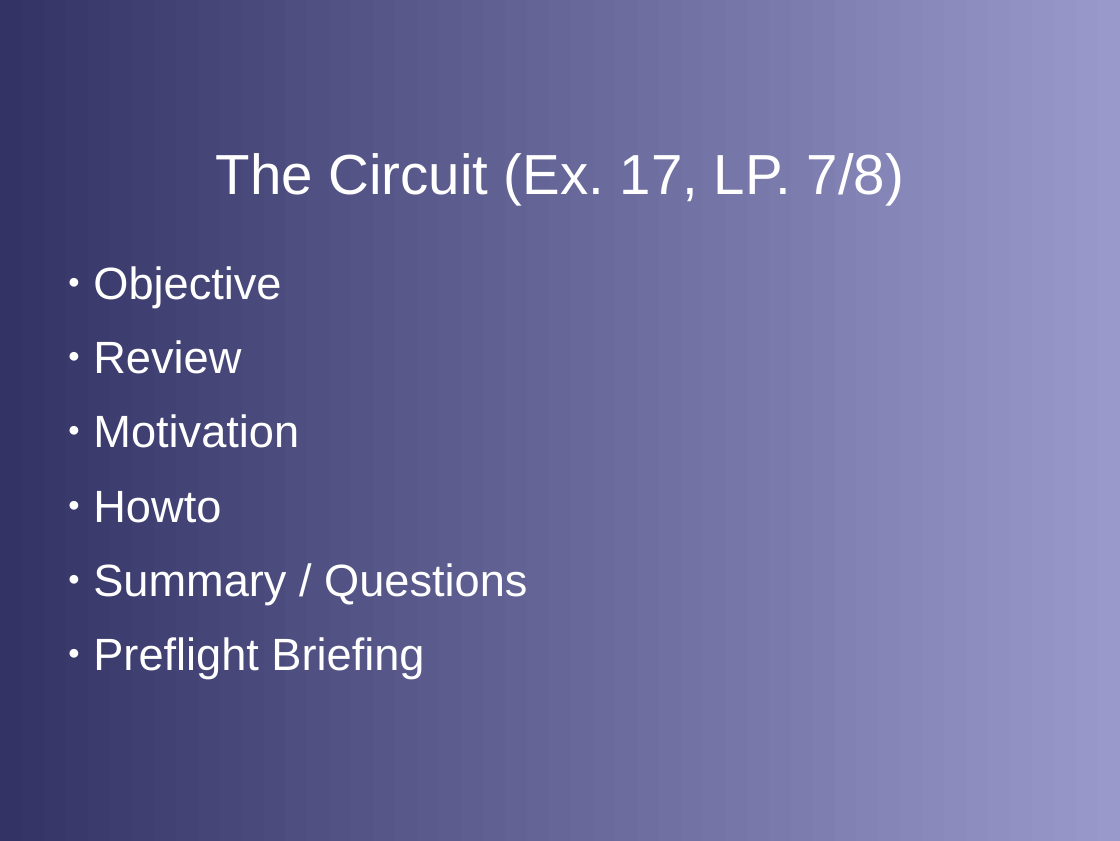
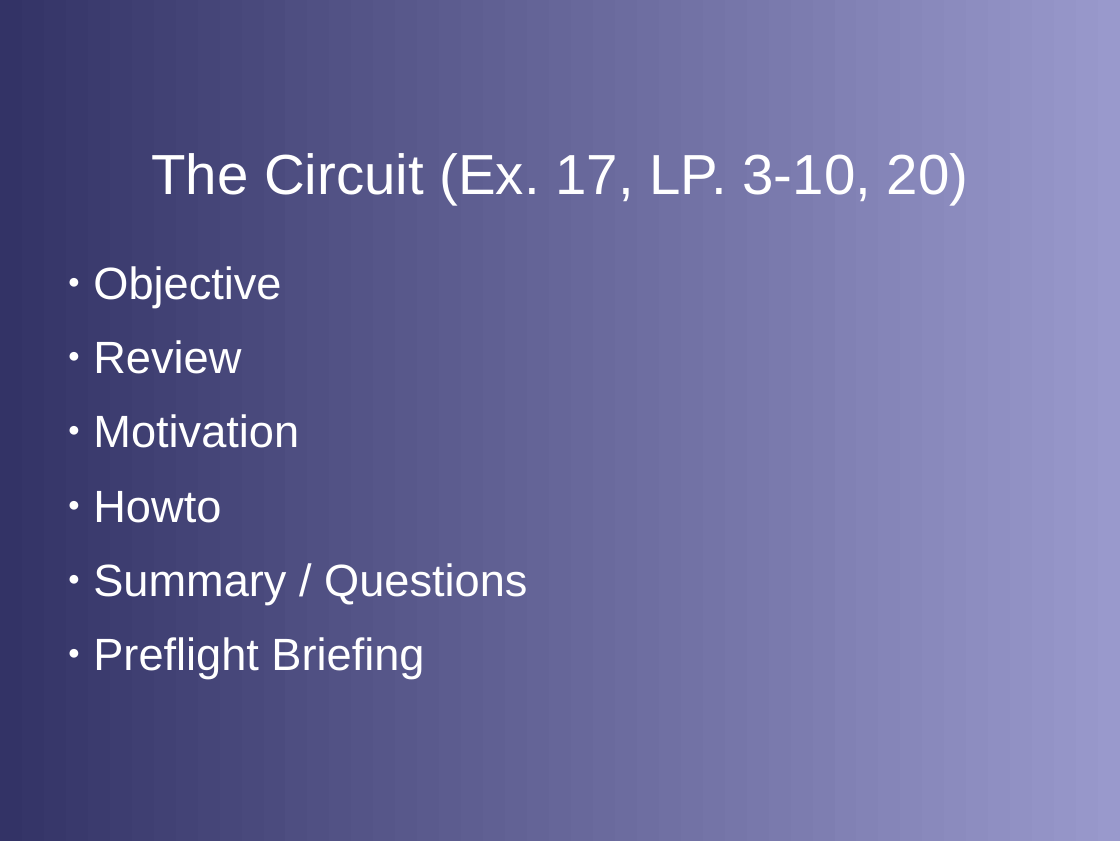
Before and after one commit to stephanheinemann/flight, a slide deck: slide 19 of FI/Circuits/Circuits.odp. Drawn at 1120x841 pixels with LibreOffice and Linux fonts; fonts in the diff are those of the drawing; background and template pictures are left out. Boxes give left, top, right and bottom in pixels: in the first picture for what was removed or moved away, otherwise in the second. Text is boxed around its words. In the diff, an @@ line names an element or a change of style, - is before the commit and + after.

Commit message:
edited take-off and circuits presentations

```diff
--- a/FI/Circuits/Circuits.odp
+++ b/FI/Circuits/Circuits.odp
@@ title at (151, 153, 969, 204): text changed @@
-The Circuit (Ex. 17, LP. 7/8)
+The Circuit (Ex. 17, LP. 3-10, 20)
```
Also in this commit, not shown: 1 other slide changed.
